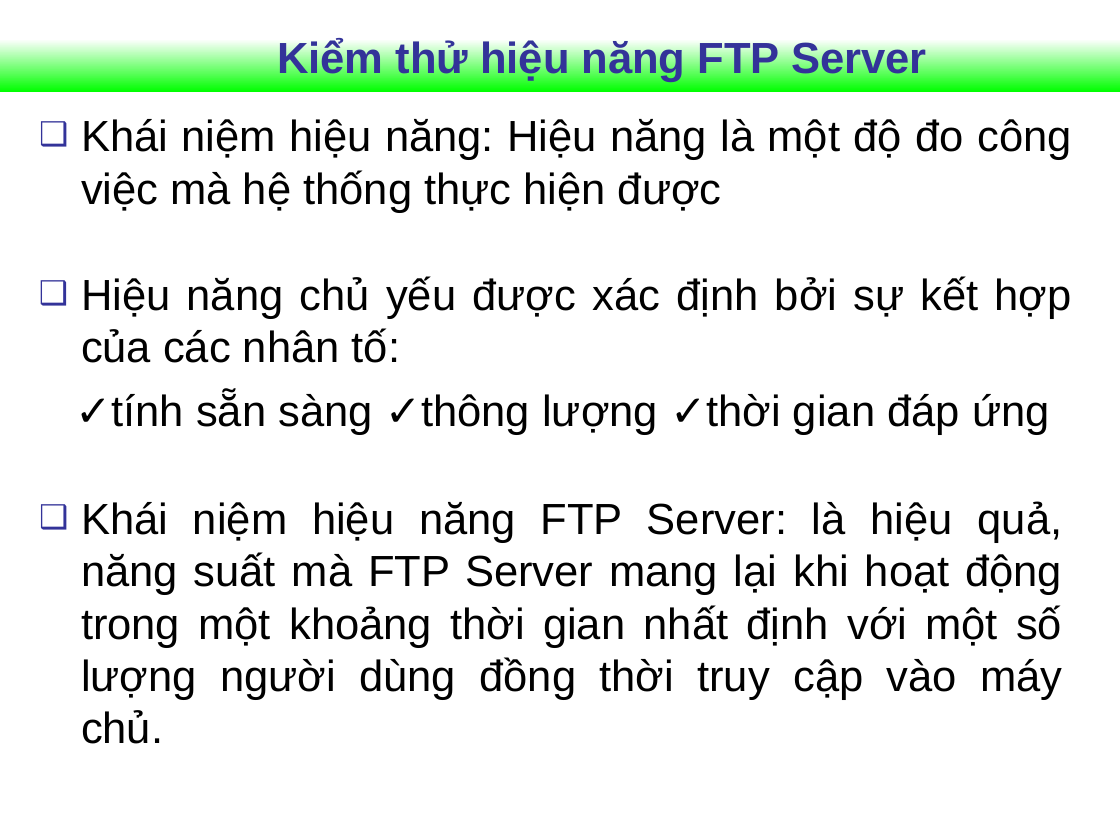
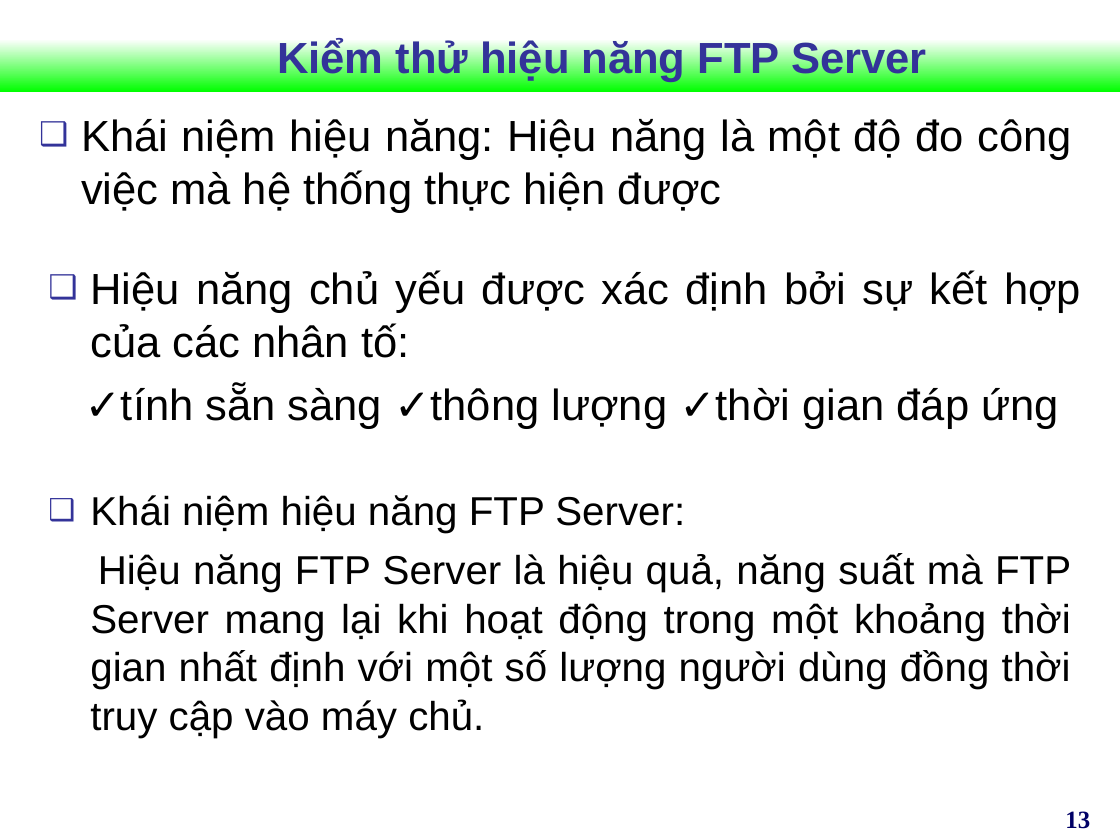
Before and after one commit to Vunb/luanvantotnghiephakhue, a slide deck: slide 13 of Document_luanvan/Slide_HKhue.ppt. Drawn at 1120x840 pixels with LibreOffice and Linux fonts; fonts in the diff are those of the drawing; background and template pictures are left out. Boxes give left, top, right and bottom in pixels: in the first picture for what was removed or moved away, otherwise in the second. Text is boxed around its words. In the diff, an @@ line names an element or a change of style, - is before the commit and + after.

```diff
--- a/Document_luanvan/Slide_HKhue.ppt
+++ b/Document_luanvan/Slide_HKhue.ppt
@@ text "Hiệu năng chủ yếu được ...": place and size @@
-text "Hiệu năng chủ yếu được ..." at box(75, 276, 1072, 435)
+text "Hiệu năng chủ yếu được ..." at box(85, 270, 1081, 429)
@@ text at box(90, 495, 1071, 738): text changed; size 28 to 25.9 pt @@
-❑ Khái niệm hiệu năng FTP Server: là hiệu quả, năng suất mà FTP Server mang lại khi hoạt động trong một khoảng thời gian nhất định với một số lượng người dùng đồng thời truy cập vào máy chủ.
+❑ Khái niệm hiệu năng FTP Server:
+Hiệu năng FTP Server là hiệu quả, năng suất mà FTP Server mang lại khi hoạt động trong một khoảng thời gian nhất định với một số lượng người dùng đồng thời truy cập vào máy chủ.
@@ page number added at box(1065, 811, 1090, 829), 16 pt, text #000066, bold @@
+13
```
Also in this commit, not shown: 17 other slides changed.
